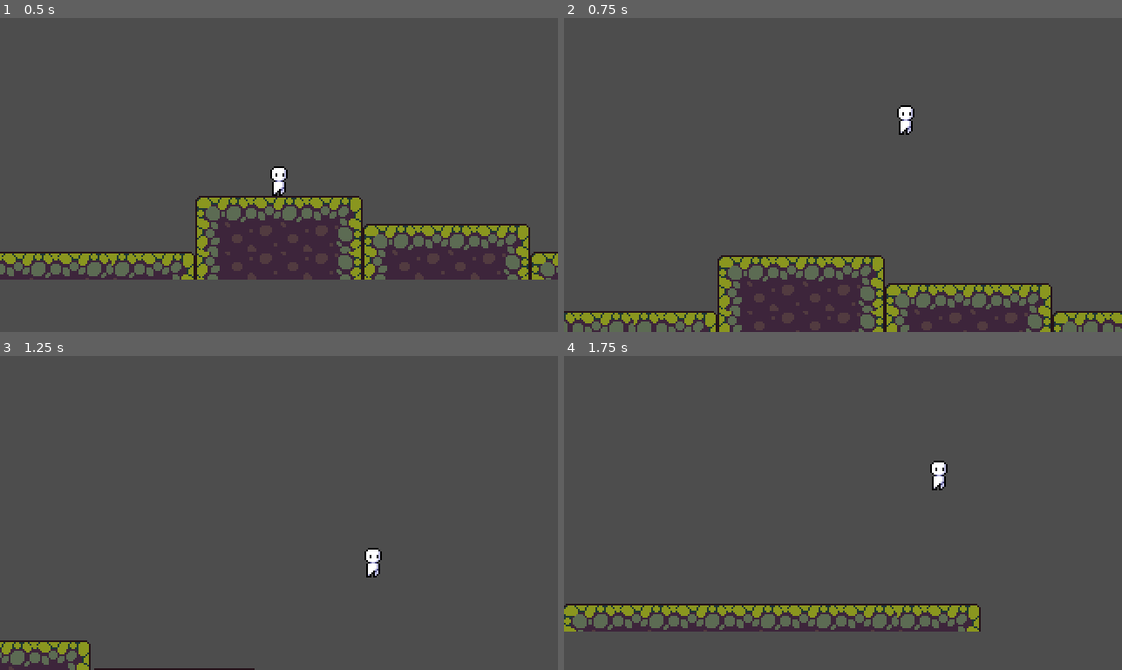
Above: before the commit, frames 1-4 (two rows, left to right).
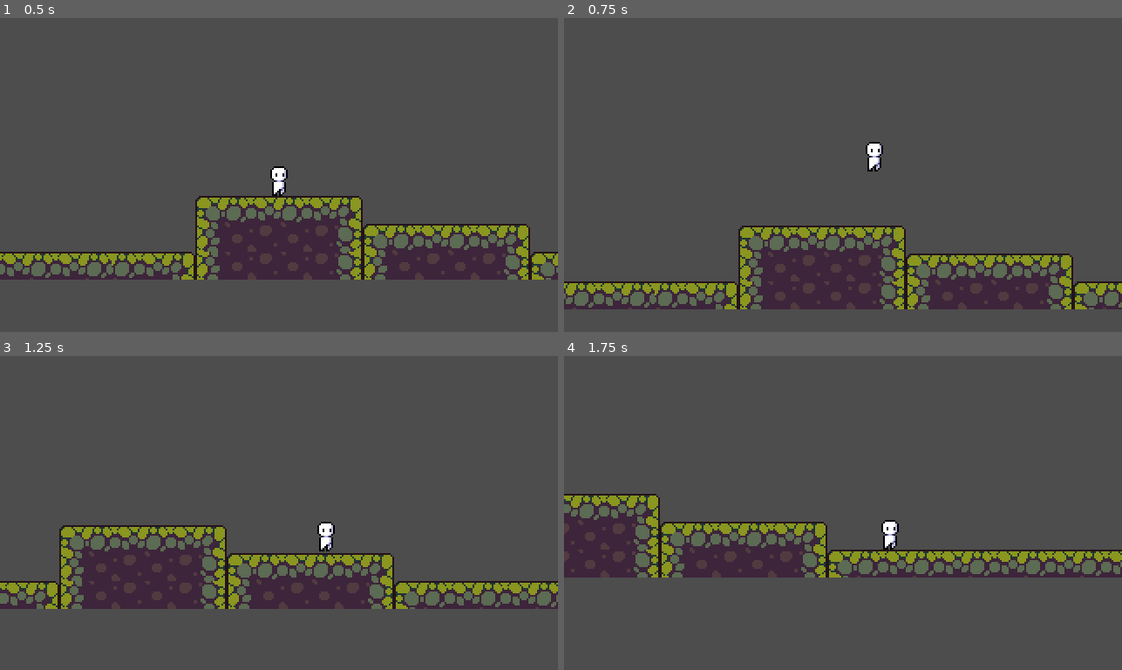
Above: after the commit, the same moments.

Repository: Loltaku/run
Game: Godot game, scene res://scene/game.tscn
Two runs of this game, one before a commit and one after it. Both use one fixed random seed, a clock stepped at 60 frames per second and the inputs below.
Inputs:
- Up to frame 1 (0.5 s): no input
- Up to frame 2 (0.75 s): tap Enter (ui_accept) at 0.5 s; hold Right (ui_right) from 0.53 s (still down)
- Up to frame 3 (1.25 s): keep holding Right (ui_right); tap Enter (ui_accept) at 0.77 s
- Up to frame 4 (1.75 s): keep holding Right (ui_right); tap Enter (ui_accept) at 1.52 s

Frame 1 is identical in both runs. In frame 2, 21% of the frame differs, in the area x 0-100%, y 27-100%; in frame 3, 18%; in frame 4, 21%.

Commit message:
调节速度+跳跃高度

Diff:
--- a/project.godot
+++ b/project.godot
@@ -13,6 +13,7 @@
 config/name="run"
 run/main_scene="uid://ctpbxiqpssdwu"
 config/features=PackedStringArray("4.4", "Forward Plus")
+run/max_fps=60
 config/icon="res://icon.svg"
 
 [display]
@@ -42,3 +43,4 @@
 [rendering]
 
 textures/canvas_textures/default_texture_filter=0
+anti_aliasing/quality/screen_space_aa=1
--- a/script/player.gd
+++ b/script/player.gd
@@ -1,8 +1,10 @@
 extends CharacterBody2D
 
 
-const SPEED = 300.0
-const JUMP_VELOCITY = -400.0
+const SPEED = 150.0
+const ACCELERATION = 800.0  # 新增加速度
+const FRICTION = 1000.0     # 新增摩擦力
+const JUMP_VELOCITY = -239.0
 
 
 func _physics_process(delta: float) -> void:
